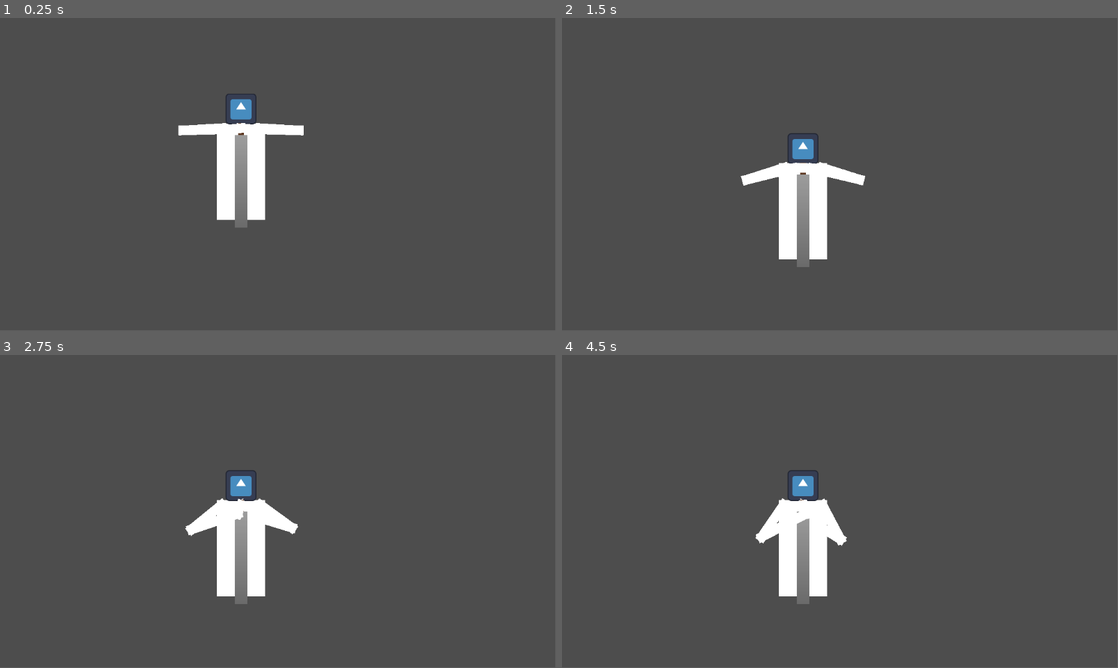
Above: before the commit, frames 1-4 (two rows, left to right).
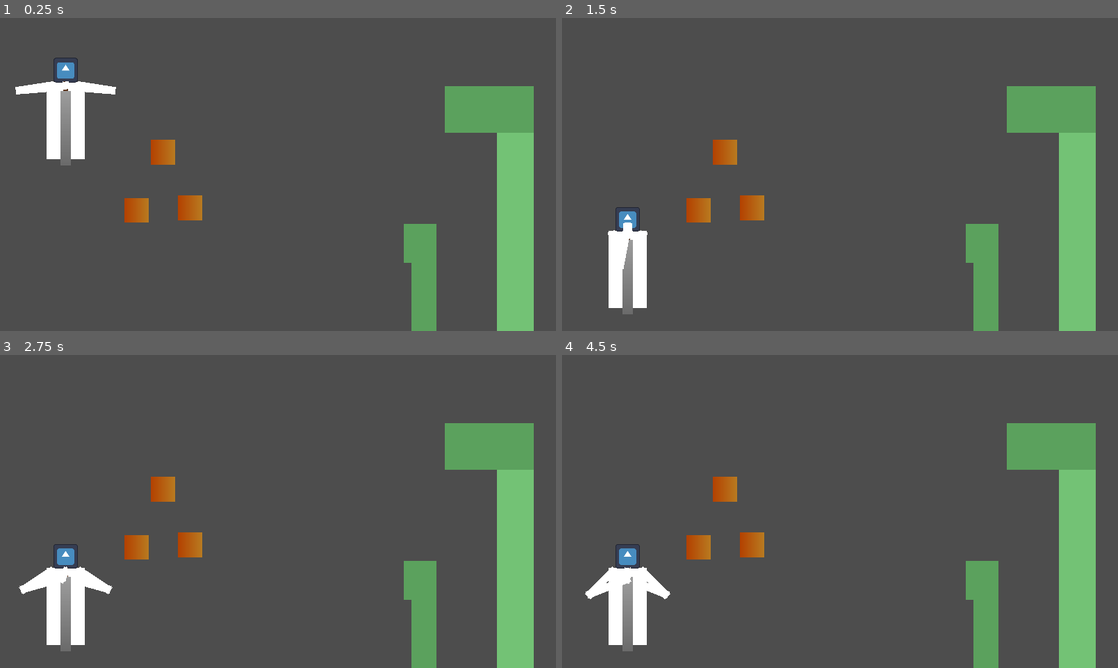
Above: after the commit, the same moments.

Repository: Tchetchouille/Dyspraxia-and-the-Dragon
Game: Godot game, scene res://Actual Project/Scenes/main.tscn
Same seed, same stepped clock (60 frames per second), same inputs: the game is played once before the commit and once after it. The engine's default icon, where the game draws it, is replaced by a stand-in: a white triangle on a blue panel in a dark square.
Inputs:
- Up to frame 1 (0.25 s): no input
- Up to frame 2 (1.5 s): hold Right (ui_right) from 0.53 s (still down)
- Up to frame 3 (2.75 s): release Right (ui_right) at 2.03 s; hold Left (ui_left) from 2.03 s (still down)
- Up to frame 4 (4.5 s): release Left (ui_left) at 2.78 s; hold Right (ui_right) 2.78-4.28 s; hold Left (ui_left) from 4.28 s (still down)
In our replay, the window is 799x449 before the commit and 800x450 after it. These sizes can differ from the game's own. Grey fills any space a smaller window leaves; there, only what the larger window draws over its background counts as a difference.

The runs differ from the first frame. In frame 1, 15% of the frame differs, in the area x 2-96%, y 12-100%; in frame 2, 15%; in frame 3, 15%, in the area x 3-96%, y 21-100%; in frame 4, 15%.

Commit message:
Added whitebox version of: fireballs, dragon, claws
Basic scenes for fireballs, dragon and claws. Basic collisions for each. Fireballs can be propelled by sword.

Diff:
--- a/dyspraxia-and-the-dragon/EXP (Experimental Stuff)/EXP Scenes/exp_celestia_character.tscn
+++ b/dyspraxia-and-the-dragon/EXP (Experimental Stuff)/EXP Scenes/exp_celestia_character.tscn
@@ -36,6 +36,7 @@
 
 [node name="Body" type="CharacterBody2D" parent="."]
 position = Vector2(0, 90)
+collision_mask = 25
 script = ExtResource("1_55sdg")
 
 [node name="CollisionShape2D" type="CollisionShape2D" parent="Body"]
@@ -158,7 +159,7 @@
 [node name="Blade" type="CharacterBody2D" parent="Body/Sword"]
 rotation = 1.5708
 collision_layer = 4
-collision_mask = 4
+collision_mask = 28
 script = ExtResource("4_6s2yu")
 
 [node name="Sprite2D2" type="Sprite2D" parent="Body/Sword/Blade"]
--- /dev/null
+++ b/dyspraxia-and-the-dragon/EXP (Experimental Stuff)/EXP Scenes/exp_claws.tscn
@@ -0,0 +1,43 @@
+[gd_scene load_steps=7 format=3 uid="uid://diuvwq45ssf53"]
+
+[sub_resource type="Gradient" id="Gradient_y0dt5"]
+colors = PackedColorArray(0.360784, 0.631373, 0.368627, 1, 0.360784, 0.631373, 0.368627, 1)
+
+[sub_resource type="GradientTexture2D" id="GradientTexture2D_k21lw"]
+gradient = SubResource("Gradient_y0dt5")
+
+[sub_resource type="Gradient" id="Gradient_axmoq"]
+colors = PackedColorArray(0.360784, 0.631373, 0.368627, 1, 0.360784, 0.631373, 0.368627, 1)
+
+[sub_resource type="GradientTexture2D" id="GradientTexture2D_1fh53"]
+gradient = SubResource("Gradient_axmoq")
+
+[sub_resource type="RectangleShape2D" id="RectangleShape2D_418cv"]
+size = Vector2(30, 121)
+
+[sub_resource type="RectangleShape2D" id="RectangleShape2D_gu40w"]
+size = Vector2(42, 50)
+
+[node name="ExpClaws" type="Node2D"]
+scale = Vector2(2, 2)
+
+[node name="CharacterBody2D" type="CharacterBody2D" parent="."]
+collision_layer = 16
+
+[node name="Sprite2D2" type="Sprite2D" parent="CharacterBody2D"]
+position = Vector2(-5, -125)
+scale = Vector2(0.65625, 0.78125)
+texture = SubResource("GradientTexture2D_k21lw")
+
+[node name="Sprite2D" type="Sprite2D" parent="CharacterBody2D"]
+position = Vector2(0, -53)
+scale = Vector2(0.5, 1.90625)
+texture = SubResource("GradientTexture2D_1fh53")
+
+[node name="CollisionShape2D" type="CollisionShape2D" parent="CharacterBody2D"]
+position = Vector2(1, -52.5)
+shape = SubResource("RectangleShape2D_418cv")
+
+[node name="CollisionShape2D2" type="CollisionShape2D" parent="CharacterBody2D"]
+position = Vector2(-5, -125)
+shape = SubResource("RectangleShape2D_gu40w")
--- /dev/null
+++ b/dyspraxia-and-the-dragon/EXP (Experimental Stuff)/EXP Scenes/exp_dragon.tscn
@@ -0,0 +1,43 @@
+[gd_scene load_steps=7 format=3 uid="uid://dptogfynpfrby"]
+
+[sub_resource type="Gradient" id="Gradient_xyn0o"]
+colors = PackedColorArray(0.453692, 0.761244, 0.462193, 1, 0.454902, 0.760784, 0.462745, 1)
+
+[sub_resource type="GradientTexture2D" id="GradientTexture2D_5dkip"]
+gradient = SubResource("Gradient_xyn0o")
+
+[sub_resource type="Gradient" id="Gradient_ak20d"]
+colors = PackedColorArray(0.360118, 0.632492, 0.367997, 1, 0.360784, 0.631373, 0.368627, 1)
+
+[sub_resource type="GradientTexture2D" id="GradientTexture2D_wectj"]
+gradient = SubResource("Gradient_ak20d")
+
+[sub_resource type="RectangleShape2D" id="RectangleShape2D_2icck"]
+size = Vector2(97, 663)
+
+[sub_resource type="RectangleShape2D" id="RectangleShape2D_is0h6"]
+size = Vector2(229, 119)
+
+[node name="ExpDragon" type="Node2D"]
+
+[node name="CharacterBody2D" type="CharacterBody2D" parent="."]
+collision_layer = 16
+collision_mask = 13
+
+[node name="Sprite2D" type="Sprite2D" parent="CharacterBody2D"]
+position = Vector2(0, -218.5)
+scale = Vector2(1.5, 8.76563)
+texture = SubResource("GradientTexture2D_5dkip")
+
+[node name="Sprite2D2" type="Sprite2D" parent="CharacterBody2D"]
+position = Vector2(-68, -543.5)
+scale = Vector2(3.59375, 1.89063)
+texture = SubResource("GradientTexture2D_wectj")
+
+[node name="CollisionShape2D" type="CollisionShape2D" parent="CharacterBody2D"]
+position = Vector2(-0.5, -271.5)
+shape = SubResource("RectangleShape2D_2icck")
+
+[node name="CollisionShape2D2" type="CollisionShape2D" parent="CharacterBody2D"]
+position = Vector2(-68.5, -545.5)
+shape = SubResource("RectangleShape2D_is0h6")
--- a/dyspraxia-and-the-dragon/EXP (Experimental Stuff)/EXP Scenes/experimental_main.tscn
+++ b/dyspraxia-and-the-dragon/EXP (Experimental Stuff)/EXP Scenes/experimental_main.tscn
@@ -1,17 +1,39 @@
-[gd_scene load_steps=3 format=3 uid="uid://ba2rqmnvxem0s"]
+[gd_scene load_steps=6 format=3 uid="uid://ba2rqmnvxem0s"]
 
 [ext_resource type="PackedScene" uid="uid://ce61kpweab77u" path="res://EXP (Experimental Stuff)/EXP Scenes/exp_celestia_character.tscn" id="1_ctpsc"]
+[ext_resource type="PackedScene" uid="uid://dptogfynpfrby" path="res://EXP (Experimental Stuff)/EXP Scenes/exp_dragon.tscn" id="2_a6sh8"]
+[ext_resource type="PackedScene" uid="uid://cqsfsi46c4js3" path="res://EXP (Experimental Stuff)/EXP Scenes/fireball.tscn" id="3_yb7sn"]
+[ext_resource type="PackedScene" uid="uid://diuvwq45ssf53" path="res://EXP (Experimental Stuff)/EXP Scenes/exp_claws.tscn" id="4_shbmw"]
 
 [sub_resource type="WorldBoundaryShape2D" id="WorldBoundaryShape2D_bavmj"]
 
 [node name="ExperimentalMain" type="Node"]
 
 [node name="StaticBody2D" type="StaticBody2D" parent="."]
-position = Vector2(0, 500)
+position = Vector2(0, 750)
 scale = Vector2(60, 1)
 
 [node name="CollisionShape2D" type="CollisionShape2D" parent="StaticBody2D"]
 shape = SubResource("WorldBoundaryShape2D_bavmj")
 
+[node name="Camera2D" type="Camera2D" parent="."]
+anchor_mode = 0
+zoom = Vector2(0.8, 0.8)
+
+[node name="ExpDragon" parent="." instance=ExtResource("2_a6sh8")]
+position = Vector2(1335, 780)
+
+[node name="Fireball" parent="." instance=ExtResource("3_yb7sn")]
+position = Vector2(354, 498)
+
+[node name="Fireball2" parent="." instance=ExtResource("3_yb7sn")]
+position = Vector2(492, 491)
+
+[node name="Fireball3" parent="." instance=ExtResource("3_yb7sn")]
+position = Vector2(422, 347)
+
 [node name="ExpCelestiaCharacter" parent="." instance=ExtResource("1_ctpsc")]
-position = Vector2(500, 200)
+position = Vector2(170, 102)
+
+[node name="ExpClaws" parent="." instance=ExtResource("4_shbmw")]
+position = Vector2(1098, 833)
--- /dev/null
+++ b/dyspraxia-and-the-dragon/EXP (Experimental Stuff)/EXP Scenes/fireball.tscn
@@ -0,0 +1,23 @@
+[gd_scene load_steps=4 format=3 uid="uid://cqsfsi46c4js3"]
+
+[sub_resource type="Gradient" id="Gradient_ppv0j"]
+colors = PackedColorArray(0.704315, 0.254498, 0, 1, 0.725466, 0.483492, 0.129844, 1)
+
+[sub_resource type="GradientTexture2D" id="GradientTexture2D_k4og2"]
+gradient = SubResource("Gradient_ppv0j")
+
+[sub_resource type="CircleShape2D" id="CircleShape2D_me5nh"]
+radius = 36.4006
+
+[node name="Fireball" type="Node2D"]
+
+[node name="RigidBody2D" type="RigidBody2D" parent="."]
+collision_layer = 8
+collision_mask = 20
+gravity_scale = 0.0
+
+[node name="Sprite2D" type="Sprite2D" parent="RigidBody2D"]
+texture = SubResource("GradientTexture2D_k4og2")
+
+[node name="CollisionShape2D" type="CollisionShape2D" parent="RigidBody2D"]
+shape = SubResource("CircleShape2D_me5nh")
--- a/dyspraxia-and-the-dragon/EXP (Experimental Stuff)/EXP Scripts/exp_c_blade.gd
+++ b/dyspraxia-and-the-dragon/EXP (Experimental Stuff)/EXP Scripts/exp_c_blade.gd
@@ -12,4 +12,3 @@
 	var right_stick_input = Input.get_vector("sword_left", "sword_right", "sword_up", "sword_down")
 	position = left_stick_input
 	look_at(global_position + right_stick_input)
-	print(right_stick_input)
--- a/dyspraxia-and-the-dragon/EXP (Experimental Stuff)/EXP Scripts/exp_c_body.gd
+++ b/dyspraxia-and-the-dragon/EXP (Experimental Stuff)/EXP Scripts/exp_c_body.gd
@@ -2,7 +2,7 @@
 
 
 const SPEED = 300.0
-const JUMP_VELOCITY = -600.0
+const JUMP_VELOCITY = -1200.0
 
 
 func _physics_process(delta: float) -> void:
--- a/dyspraxia-and-the-dragon/project.godot
+++ b/dyspraxia-and-the-dragon/project.godot
@@ -14,6 +14,11 @@
 run/main_scene="res://Actual Project/Scenes/main.tscn"
 config/features=PackedStringArray("4.3", "GL Compatibility")
 config/icon="res://Assets/icon.svg"
+
+[display]
+
+window/size/mode=2
+window/stretch/mode="canvas_items"
 
 [input]
 
@@ -81,6 +86,12 @@
 2d_physics/layer_1="Body"
 2d_physics/layer_2="Arms"
 2d_physics/layer_3="Sword"
+2d_physics/layer_4="Fireballs"
+2d_physics/layer_5="Dragon"
+
+[physics]
+
+2d/default_gravity=2500.0
 
 [rendering]
 
